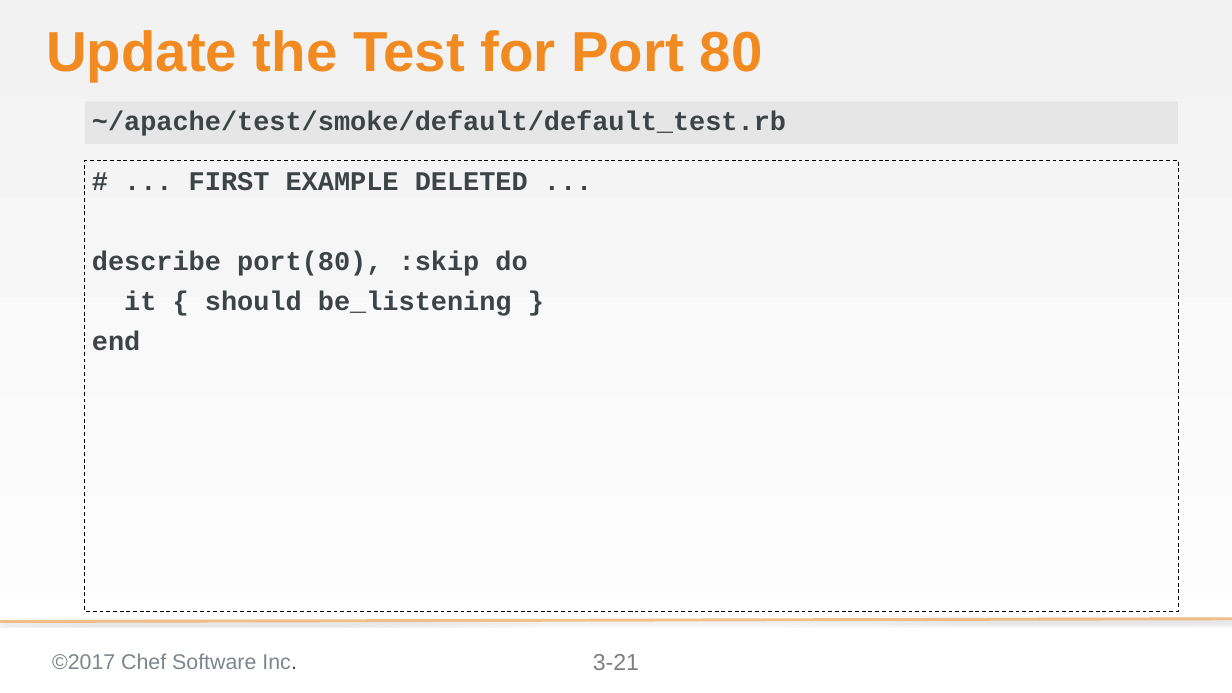
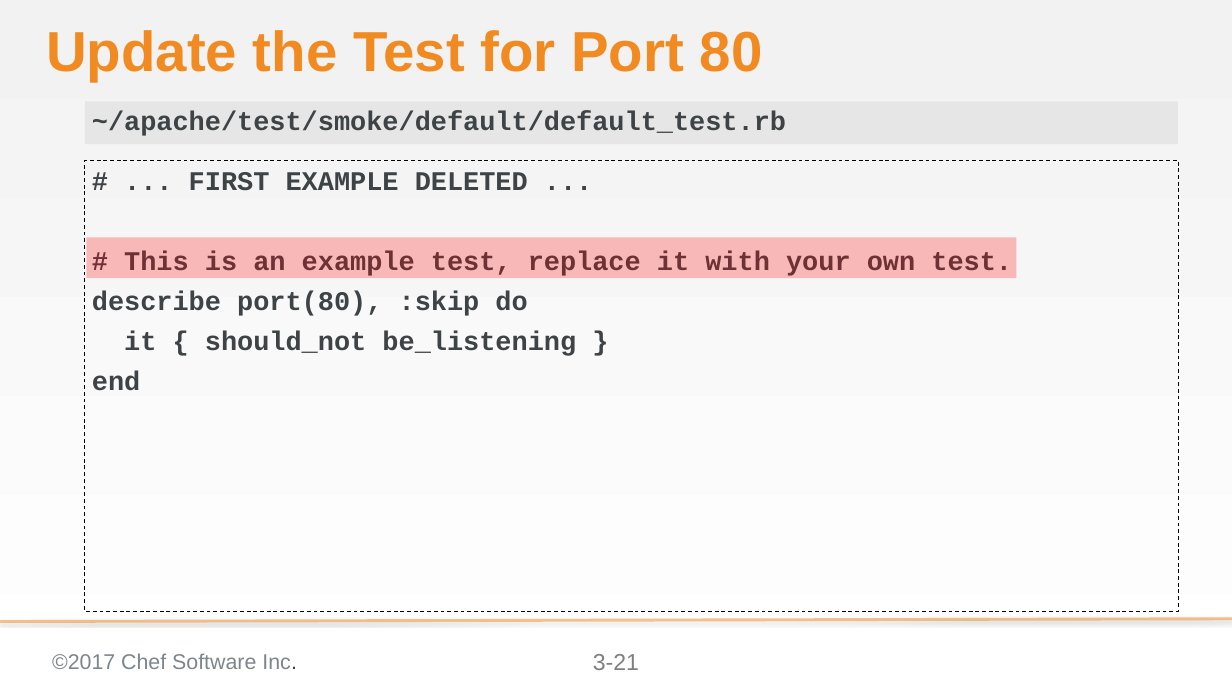
Before and after one commit to ericheiser/chef-intermediate, a slide deck: slide 21 of 03-writing_a_test_first.pptx. Drawn at 1232x693 pixels with LibreOffice and Linux fonts; fonts in the diff are those of the drawing; background and template pictures are left out. Boxes give left, top, right and bottom in pixels: in the first picture for what was removed or moved away, otherwise in the second. Text is boxed around its words. In the diff, an @@ line names an element or a change of style, - is before the commit and + after.

```diff
--- a/03-writing_a_test_first.pptx
+++ b/03-writing_a_test_first.pptx
@@ rectangle added at bbox=[87, 237, 1017, 278], fill #FF0000 at 25% opacity @@
@@ text at bbox=[124, 251, 1012, 276]: paragraph added @@
+# This is an example test, replace it with your own test.
@@ text at bbox=[124, 331, 576, 356]: text changed @@
-it { should be_listening }
+it { should_not be_listening }
```
Also in this commit, not shown: 14 other slides changed.
